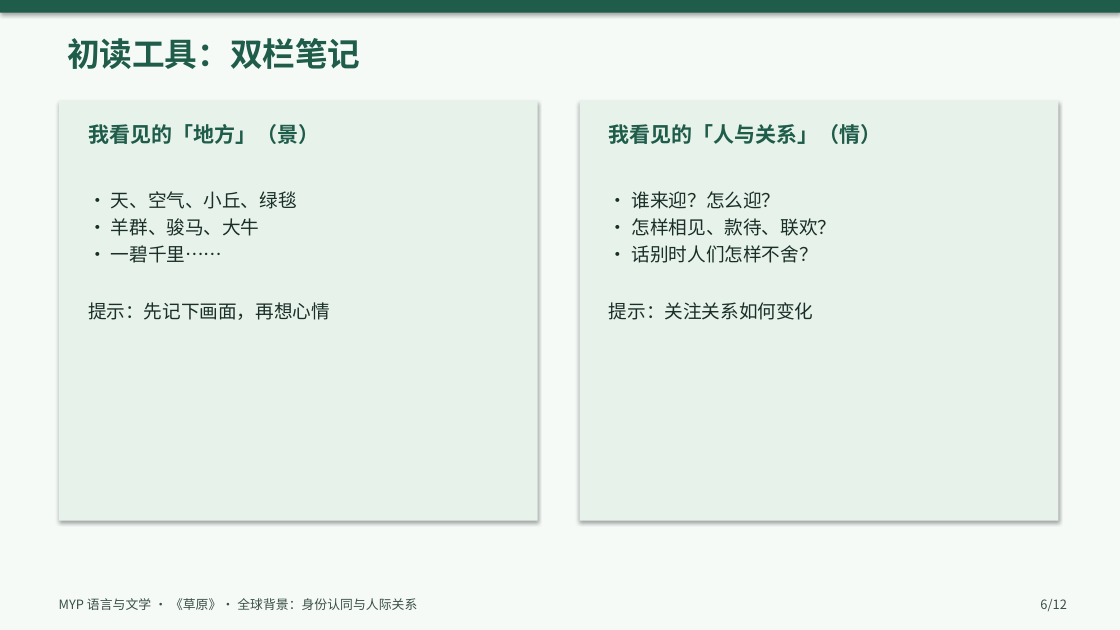
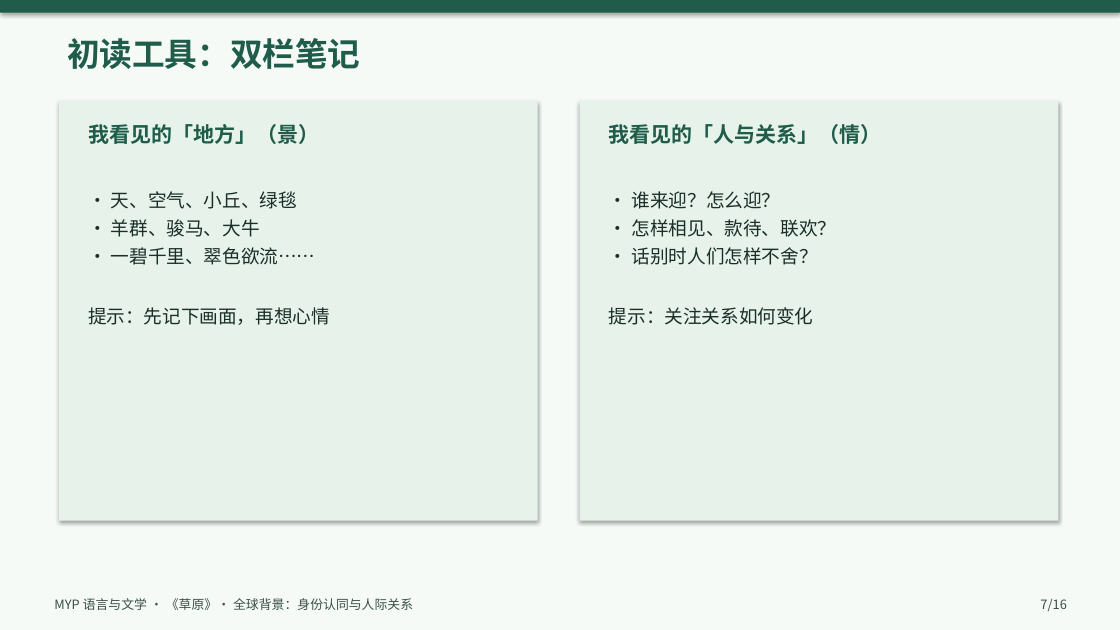
Before and after one commit to cuijinqueen-cyber/IBDP-Chinese-A, a slide deck: slide 7 of ppt/草原_MYP教案课件.pptx (slide 6 before the commit). Drawn at 1120x630 pixels with LibreOffice and Linux fonts; fonts in the diff are those of the drawing. Boxes give left, top, right and bottom in pixels: in the first picture for what was removed or moved away, otherwise in the second. Text is boxed around its words. In the diff, an @@ line names an element or a change of style, - is before the commit and + after.

```diff
--- a/ppt/草原_MYP教案课件.pptx
+++ b/ppt/草原_MYP教案课件.pptx
@@ text at bbox=[88, 191, 330, 325]: more space between paragraphs @@
@@ text "· 谁来迎？怎么迎？" at bbox=[609, 191, 837, 325]: more space between paragraphs @@
@@ text at bbox=[111, 247, 316, 265]: text changed @@
-· 一碧千里……
+· 一碧千里、翠色欲流……
@@ text "MYP 语言与文学 · 《草原》· 全球背景：身份认同与人际关系": place and size @@
-text "MYP 语言与文学 · 《草原》· 全球背景：身份认同与人际关系" at bbox=[59, 598, 417, 610]
+text "MYP 语言与文学 · 《草原》· 全球背景：身份认同与人际关系" at bbox=[54, 598, 413, 610]
@@ text at bbox=[1040, 599, 1066, 611]: text changed @@
-6/12
+7/16
```
Also in this commit, not shown: 11 other slides changed, 4 slides added, 2 other files.
